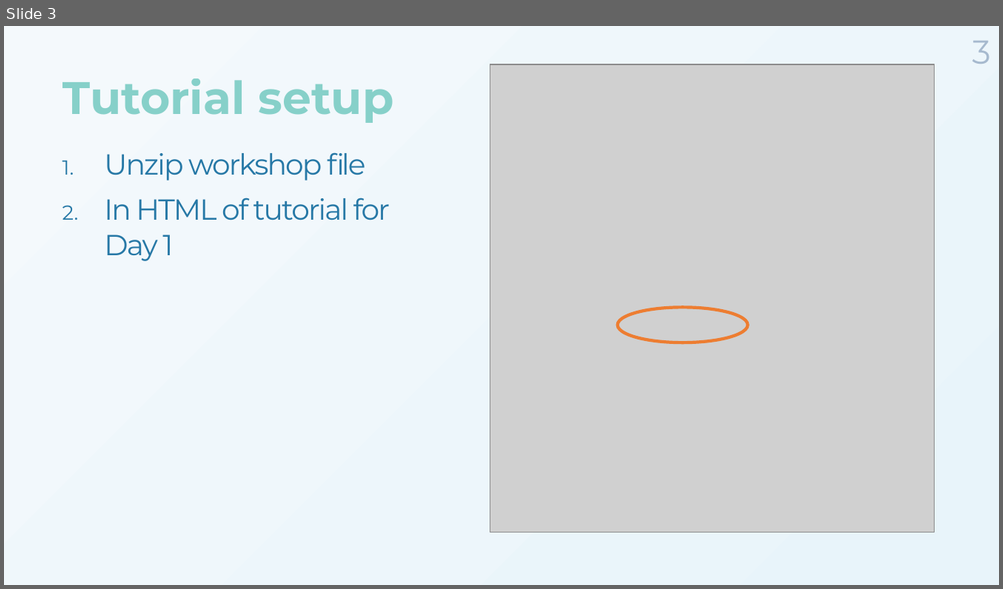
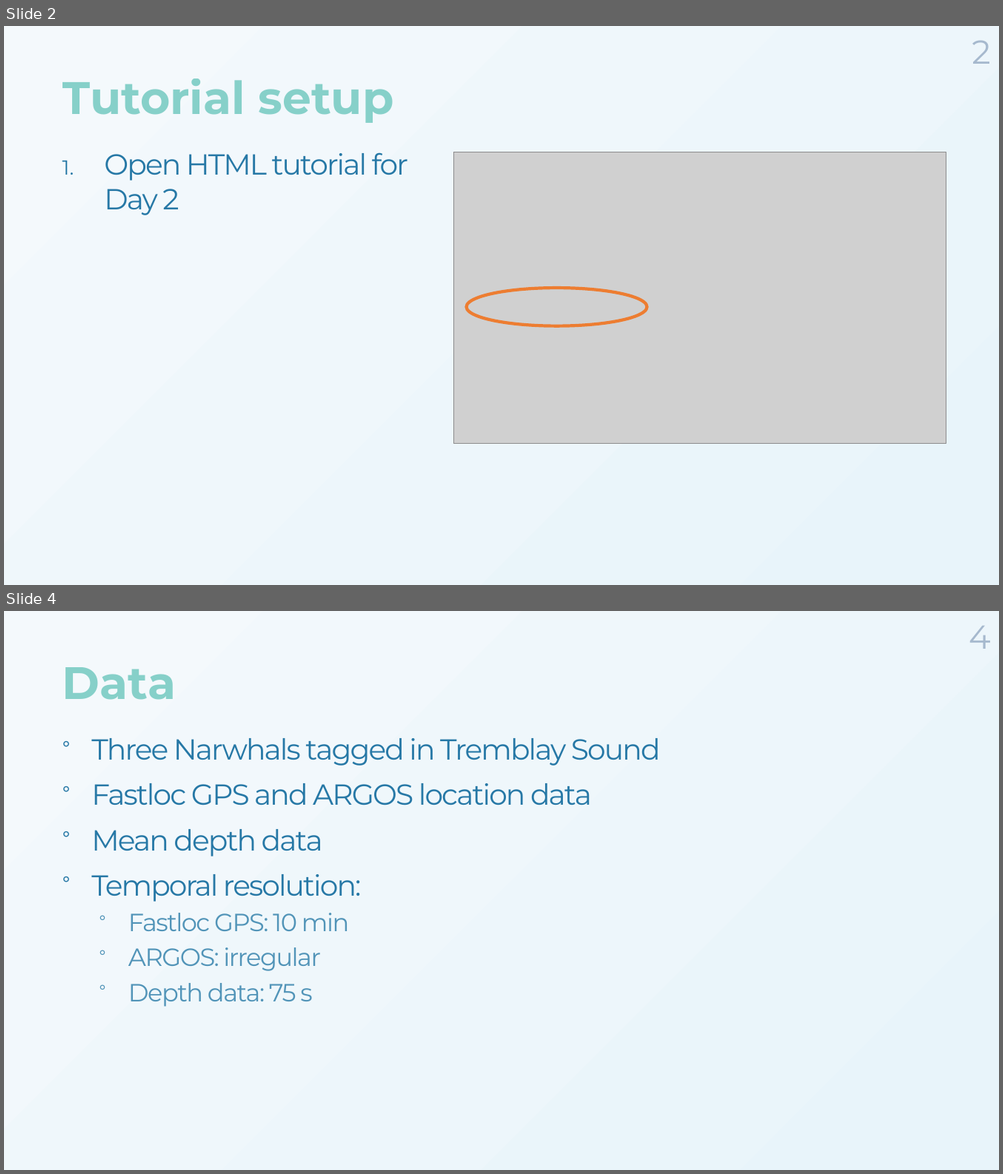
Before and after one commit to MarieAugerMethe/DFO_HMM_2022, a slide deck: Day2/HMM_Tutorial_Day2.pptx. Shown one above the other, each under a label of ours: slide 3 before the commit, slides 2 and 4 after it; the slides between them are not shown. The pictures are 1003x589 and 1003x1174 pixels, drawn with LibreOffice and Linux fonts; fonts in the diff are those of the drawing; grey boxes stand for pictures; background and template pictures are left out. Boxes give left, top, right and bottom in pixels: in the first picture for what was removed or moved away, otherwise in the second. Text is boxed around its words. In the diff, an @@ line names an element or a change of style, - is before the commit and + after.

```diff
--- a/Day2/HMM_Tutorial_Day2.pptx
+++ b/Day2/HMM_Tutorial_Day2.pptx
@@ slide 4 added at (4,611,999,1170), background gradient #F4F9FC to #E8F4FA @@
@@ page number added at (968,626,990,649), 32 pt, text #A6B9CE @@
+4
@@ title added at (62,667,176,700), 44 pt, text gradient #7BCCC4 to #0868AC, bold @@
+Data
@@ text added at (91,738,660,1007), 28 pt, text #2678A6 @@
+° Three Narwhals tagged in Tremblay Sound
+° Fastloc GPS and ARGOS location data
+° Mean depth data
+° Temporal resolution:
+  ° Fastloc GPS: 10 min
+  ° ARGOS: irregular
+  ° Depth data: 75 s
@@ what was slide 3 is now slide 2 @@
@@ slide 2 changed as well @@
@@ page number at (971,40,990,64): text changed @@
-3
+2
@@ text at (104,153,408,215): text changed @@
-1. Unzip workshop file
-2. In HTML of tutorial for Day 1
+1. Open HTML tutorial for Day 2
@@ picture: place and size @@
-picture at (489,64,934,533)
+picture at (454,152,946,444)
@@ ellipse: place and size @@
-ellipse at (617,307,748,342)
+ellipse at (466,288,647,326)
```
Also in this commit, not shown: 2 other slides changed, 6 other slides added, 7 slides removed.
